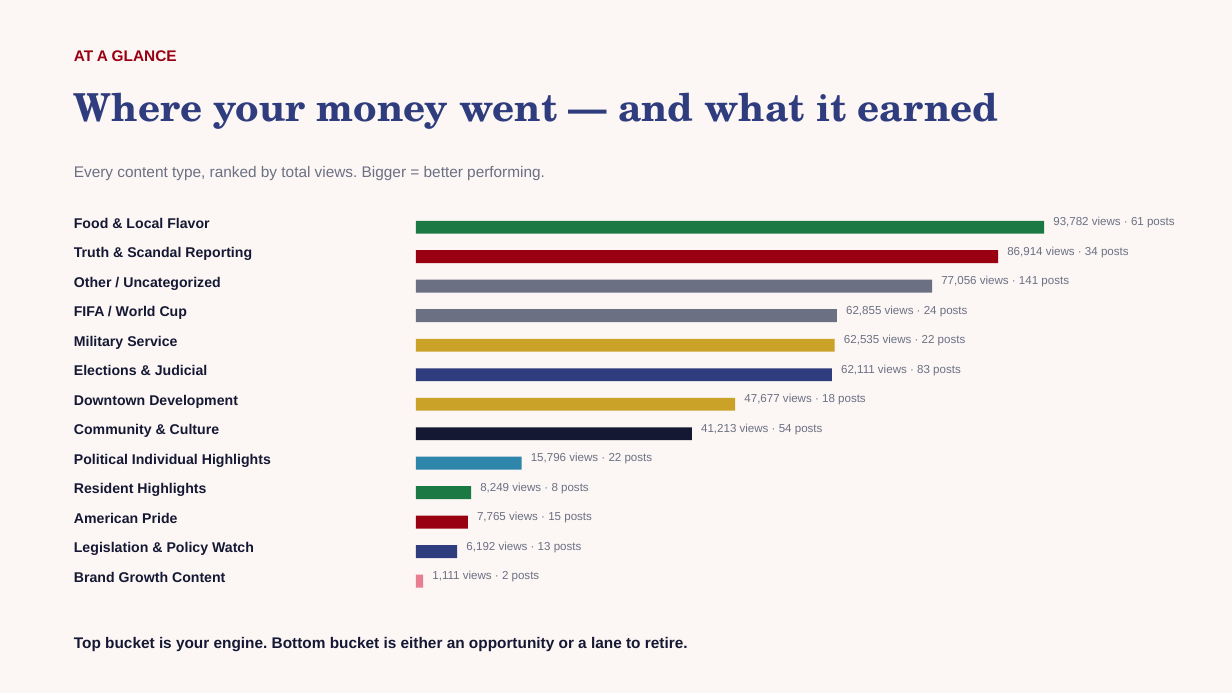
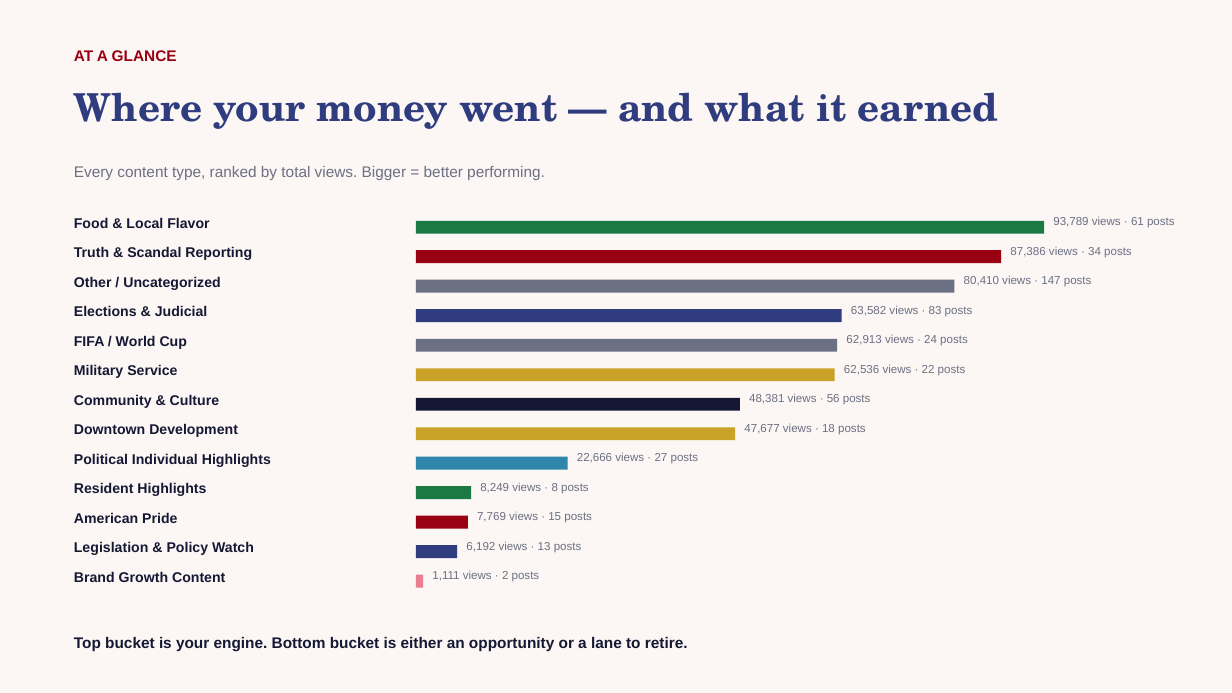
Before and after one commit to zvmmer/talking-downey-kpis, a slide deck: slide 3 of SPONSOR_CONTENT_REPORT.pptx. Drawn at 1232x693 pixels with LibreOffice and Linux fonts; fonts in the diff are those of the drawing. Boxes give left, top, right and bottom in pixels: in the first picture for what was removed or moved away, otherwise in the second. Text is boxed around its words. In the diff, an @@ line names an element or a change of style, - is before the commit and + after.

```diff
--- a/SPONSOR_CONTENT_REPORT.pptx
+++ b/SPONSOR_CONTENT_REPORT.pptx
@@ text at (1053, 216, 1175, 228): text changed @@
-93,782 views · 61 posts
+93,789 views · 61 posts
@@ rectangle: place and size @@
-rectangle at (416, 250, 998, 263)
+rectangle at (416, 250, 1002, 263)
@@ text at (1010, 247, 1132, 258): text changed @@
-86,914 views · 34 posts
+87,386 views · 34 posts
@@ rectangle: place and size @@
-rectangle at (416, 280, 933, 293)
+rectangle at (416, 280, 955, 293)
@@ text at (964, 275, 1092, 286): text changed @@
-77,056 views · 141 posts
+80,410 views · 147 posts
@@ text "Elections & Judicial": place and size @@
-text "Elections & Judicial" at (74, 364, 208, 375)
+text "Elections & Judicial" at (74, 305, 208, 316)
@@ rectangle: place and size @@
-rectangle at (416, 310, 837, 323)
+rectangle at (416, 310, 842, 323)
@@ rectangle at (416, 310, 842, 323): fill #6B7082 to #2F3C7E @@
@@ text at (851, 305, 973, 317): text changed @@
-62,855 views · 24 posts
+63,582 views · 83 posts
@@ rectangle at (416, 339, 837, 352): fill #C9A227 to #6B7082 @@
@@ text at (846, 335, 968, 346): text changed @@
-62,535 views · 22 posts
+62,913 views · 24 posts
@@ 4 texts: place and size @@
-4 texts at (74, 305, 866, 408)
+4 texts at (74, 335, 866, 437)
@@ rectangle at (416, 369, 835, 382): fill #2F3C7E to #C9A227 @@
@@ text at (844, 364, 966, 376): text changed @@
-62,111 views · 83 posts
+62,536 views · 22 posts
@@ text "Community & Culture": place and size @@
-text "Community & Culture" at (74, 423, 219, 437)
+text "Community & Culture" at (74, 394, 219, 408)
@@ rectangle: place and size @@
-rectangle at (416, 397, 736, 410)
+rectangle at (416, 397, 740, 410)
@@ rectangle at (416, 397, 740, 410): fill #C9A227 to #141833 @@
@@ text at (749, 393, 871, 404): text changed @@
-41,213 views · 54 posts
+48,381 views · 56 posts
@@ rectangle: place and size @@
-rectangle at (416, 427, 692, 440)
+rectangle at (416, 427, 736, 440)
@@ rectangle at (416, 427, 736, 440): fill #141833 to #C9A227 @@
@@ rectangle: place and size @@
-rectangle at (416, 457, 522, 470)
+rectangle at (416, 457, 567, 470)
@@ text at (577, 452, 699, 464): text changed @@
-15,796 views · 22 posts
+22,666 views · 27 posts
```
Also in this commit, not shown: 15 other slides changed, 5 other files.
